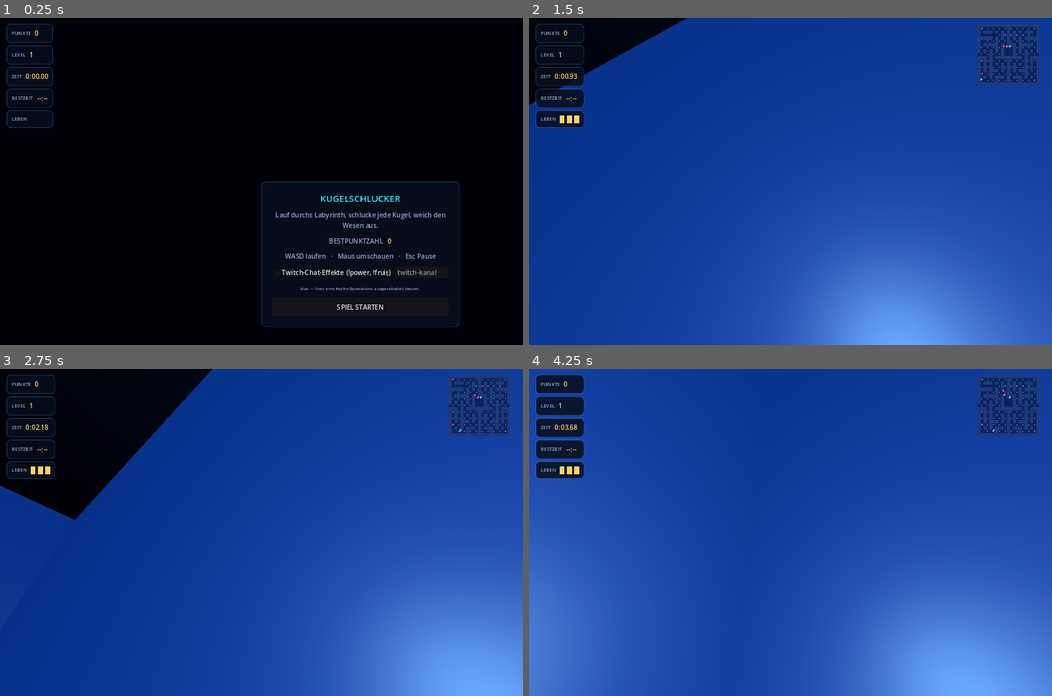
Above: before the commit, frames 1-4 (two rows, left to right).
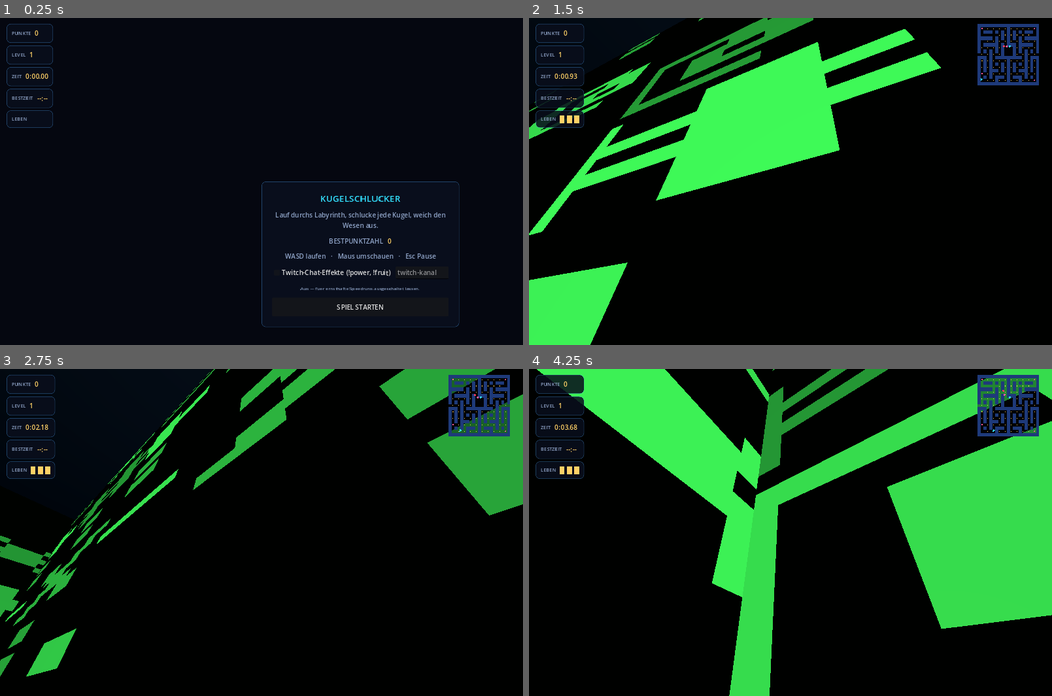
Above: after the commit, the same moments.

Repository: THXMEDIA/ZACman
Game: Godot game, scene res://scenes/Main.tscn
Same seed, same stepped clock (60 frames per second), same inputs: the game is played once before the commit and once after it.
Inputs (mouse positions are in pixels of both pictures, inside the frame that each line leads up to):
- Up to frame 1 (0.25 s): no input
- Up to frame 2 (1.5 s): click "SPIEL STARTEN" at 0.5 s; move the mouse to (816, 181) at 1.27 s; hold W (move_forward) from 1.28 s (still down)
- Up to frame 3 (2.75 s): keep holding W (move_forward); move the mouse to (235, 532) at 2.02 s
- Up to frame 4 (4.25 s): keep holding W (move_forward); move the mouse to (800, 525) at 2.77 s; move the mouse to (785, 539) at 3.52 s

The runs differ from the first frame. In frame 2, 94% of the frame differs, in the area x 0-100%, y 0-100%; in frame 3, 87%; in frame 4, 97%.

Commit message:
Wall Matrix look: always-on scrolling ASCII rain, baked into the wall material
The screen-space ascii_post.gdshader post effect only turned distant
geometry into ASCII and showed the real (blue) StandardMaterial3D color
up close by design (near/far distance blend) — exactly the "blue wall,
only rudimentary ASCII at a distance" complaint. Replaced it with
shaders/matrix_rain.gdshader applied directly as the wall material for
Matrix-themed levels (CityTheme.wall_matrix_rain, set on the "normal"
theme): scrolling random green glyphs baked into the wall surface itself,
so it's always fully ASCII/green at any distance, never a flat color —
this is a material property now, not a distance-based blend.

The new shader continuously scrolls the glyph pattern downward (subtracts
TIME*speed from the row coordinate before flooring — the standard trick
for an endless procedural scroll), with each wall-face column getting its
own speed/phase from a hash of its column index so it doesn't scroll as
one flat synchronized sheet — "random codes running top to bottom, like a
terminal", as asked. Reuses ascii_post's proven 8x8 glyph-bitmap encoding
(no font/texture assets needed).

Removed the now-superseded ascii_post.gdshader and its camera-glued quad
setup in player_controller.gd (which also had a latent bug: the quad sat
exactly on the camera's near-clip plane, risking the whole effect being
clipped away depending on GPU/driver — moot now that it's gone).

Also: WALL_H is still 3.8 (doubled from 1.9) as of the previous commit
(977fe0d) — re-confirmed unchanged here. If it still looks like the old
height after this, the running build wasn't rebuilt from a fresh `git
pull`.

Co-Authored-By: Claude Sonnet 5 <noreply@anthropic.com>
Claude-Session: https://claude.ai/code/session_011tjZ1NLn5DDVGrnKiwSiuH

Diff:
--- a/godot/scripts/city_theme.gd
+++ b/godot/scripts/city_theme.gd
@@ -28,6 +28,13 @@
 ## time, rather than perfectly UV-mapped signage — set false for a theme
 ## that wants every block facing the same way.
 var wall_alternate_rotation := true
+## When true, the boxy (non-word-mode) walls are shaded with
+## matrix_rain.gdshader instead of a plain StandardMaterial3D: scrolling
+## random green glyphs baked directly into the wall surface, always fully
+## visible regardless of camera distance (see MazeView._make_materials).
+## Unlike the old screen-space post effect this doesn't fade to a flat
+## color up close — it's the wall's actual material, not a distance blend.
+var wall_matrix_rain := false
 
 ## ---- Optional per-cell landmark override ----
 ## A script exposing a static `landmark_at(row: int, col: int) -> String`
--- a/godot/scripts/city_themes.gd
+++ b/godot/scripts/city_themes.gd
@@ -20,6 +20,7 @@
 	t.wall_emission_energy = 1.1
 	t.wall_palette = [Color(0.25, 1.0, 0.35)]
 	t.wall_alternate_rotation = true
+	t.wall_matrix_rain = true
 	t.landmark_provider_script = null
 
 	t.floor_color = Color(0.024, 0.039, 0.094)
--- a/godot/scripts/ghost_mesh.gd
+++ b/godot/scripts/ghost_mesh.gd
@@ -3,7 +3,7 @@
 ## voxels forming a classic Pac-Man-ghost silhouette: rounded dome top,
 ## rectangular body, zig-zag skirt) instead of the plain smooth sphere the
 ## enemies used to be. Chunky/blocky by design — the same retro-pixel
-## aesthetic as ascii_post.gdshader's Matrix look and word_mesh.gd's
+## aesthetic as matrix_rain.gdshader's wall look and word_mesh.gd's
 ## letterform objects, just applied to the enemies (per the user's "wie bei
 ## Space Invaders" request: blocky pixel sprites, not rounded 3D shapes).
 ##
--- a/godot/scripts/maze_view.gd
+++ b/godot/scripts/maze_view.gd
@@ -36,7 +36,7 @@
 var landmark_lights: Array = [] # Array[OmniLight3D], Manhattan only — pulsed in _process
 var _t := 0.0
 
-var wall_material: StandardMaterial3D
+var wall_material: Material # StandardMaterial3D normally, or a matrix_rain ShaderMaterial (see CityTheme.wall_matrix_rain)
 var pellet_material: StandardMaterial3D
 var power_material: StandardMaterial3D
 var fruit_material: StandardMaterial3D
@@ -76,13 +76,22 @@
 
 
 func _make_materials() -> void:
-	wall_material = StandardMaterial3D.new()
-	wall_material.albedo_color = Color(0.047, 0.086, 0.22)
-	wall_material.emission_enabled = true
-	wall_material.emission = Color(0.118, 0.373, 1.0)
-	wall_material.emission_energy_multiplier = 0.55
-	wall_material.roughness = 0.55
-	wall_material.metallic = 0.15
+	if city_theme.wall_matrix_rain:
+		# Scrolling green ASCII glyphs baked into the wall surface itself —
+		# see matrix_rain.gdshader. Always fully "ASCII", never a flat real
+		# color, at any distance (unlike the old screen-space post effect).
+		var shader_mat := ShaderMaterial.new()
+		shader_mat.shader = load("res://shaders/matrix_rain.gdshader")
+		wall_material = shader_mat
+	else:
+		var sm := StandardMaterial3D.new()
+		sm.albedo_color = Color(0.047, 0.086, 0.22)
+		sm.emission_enabled = true
+		sm.emission = Color(0.118, 0.373, 1.0)
+		sm.emission_energy_multiplier = 0.55
+		sm.roughness = 0.55
+		sm.metallic = 0.15
+		wall_material = sm
 
 	pellet_material = StandardMaterial3D.new()
 	pellet_material.albedo_color = Color(1.0, 0.82, 0.4)
--- a/godot/scripts/player_controller.gd
+++ b/godot/scripts/player_controller.gd
@@ -34,7 +34,7 @@
 	camera = Camera3D.new()
 	camera.position = Vector3(0, EYE_H, 0)
 	camera.fov = 72.0
-	camera.near = 0.03
+	camera.near = 0.05
 	camera.far = 100.0
 	add_child(camera)
 
@@ -45,32 +45,15 @@
 	camera.add_child(light)
 	light.position = Vector3(0, 0, 0)
 
-	_setup_ascii_quad(camera)
-
-
-## Matrix-ASCII post effect: a QuadMesh glued to the camera, shaded with
-## ascii_post.gdshader (screen-space, no external font/assets — see that
-## file for how the glyphs are encoded). Ported from the ReclaimTheStreets
-## project's identical technique.
-##
-## The quad must sit safely IN FRONT of camera.near, not exactly on it —
-## placing it exactly at the near-clip distance risks the whole quad being
-## clipped away on some GPUs/drivers (a floating-point coin-flip at the
-## clip plane), which shows the raw unshaded scene instead of the ASCII
-## effect. 4x camera.near leaves a comfortable margin either way.
-func _setup_ascii_quad(cam: Camera3D) -> void:
-	var quad := QuadMesh.new()
-	quad.size = Vector2(2.2, 1.4)
-	var mi := MeshInstance3D.new()
-	mi.mesh = quad
-	mi.position = Vector3(0, 0, -cam.near * 4.0)
-	mi.extra_cull_margin = 16384.0
-	var shader := load("res://shaders/ascii_post.gdshader")
-	var mat := ShaderMaterial.new()
-	mat.shader = shader
-	mi.material_override = mat
-	mi.cast_shadow = GeometryInstance3D.SHADOW_CASTING_SETTING_OFF
-	cam.add_child(mi)
+	# The Matrix-ASCII look used to be a screen-space post effect glued to
+	# the camera (a quad shaded with shaders/ascii_post.gdshader) that only
+	# turned distant geometry green/ASCII and showed the real, flatly-lit
+	# wall color up close — plus it sat exactly on the near-clip plane,
+	# which some GPUs/drivers clip away entirely. It's been replaced by
+	# matrix_rain.gdshader applied directly as the wall material (see
+	# CityTheme.wall_matrix_rain / MazeView._make_materials): the walls are
+	# now always scrolling green glyphs, at any distance, with nothing to
+	# set up here on the camera at all.
 
 
 ## Word Mode power-up: while active the player passes straight through
--- a/godot/shaders/ascii_post.gdshader
+++ /dev/null
@@ -1,99 +0,0 @@
-// ascii_post.gdshader
-//
-// Screen-space Post-Effekt fuer den Matrix-ASCII-Look: wandelt das gerenderte
-// Bild in ein gruenes ASCII-Punktraster um. Nahe am Spieler (innerhalb
-// radius_near) bleibt das Bild lesbar-scharf (Pellets/Gegner gut erkennbar);
-// zwischen radius_near und radius_far wird linear zu ASCII geblendet;
-// jenseits radius_far — inklusive der Labyrinthwaende, die im engen
-// Korridor fast immer in diesem Bereich liegen — ist alles ASCII. Wird auf
-// einem QuadMesh angewendet, das als Kind der Kamera direkt vor ihr haengt
-// (siehe player_controller.gd / _setup_ascii_quad). Portiert aus dem
-// ReclaimTheStreets-Projekt, hier auf reines Matrix-Gruen getrimmt.
-//
-// Technik: SCREEN_TEXTURE + DEPTH_TEXTURE sind in Godot-4-Spatial-Shadern
-// eingebaute Sampler fuer genau diesen Zweck (kein zusaetzlicher Viewport
-// noetig). Die "Zeichen" werden nicht aus einer Font-Textur gesampelt,
-// sondern als 8x8-Bitmuster direkt im Shader kodiert (space/.:-=+*#@), damit
-// keine externen Asset-Dateien gebraucht werden.
-
-shader_type spatial;
-render_mode unshaded, depth_draw_never, depth_test_disabled, cull_disabled, blend_mix;
-
-uniform sampler2D SCREEN_TEXTURE : hint_screen_texture, filter_linear;
-uniform sampler2D DEPTH_TEXTURE : hint_depth_texture, filter_nearest;
-
-uniform float cell_size_px = 8.0;
-uniform float radius_near_m = 2.2;   // volle Realgrafik bis hierhin (Pellets/Gegner direkt vor dir)
-uniform float radius_far_m = 6.0;    // ab hier volles ASCII (Waende im Korridor fast immer)
-uniform vec3 ascii_tint = vec3(0.25, 1.0, 0.35);
-uniform float ascii_darkness = 0.06; // Hintergrund-Helligkeit der Zellen (dunkler = mehr Matrix-Kontrast)
-
-// 10 Helligkeitsstufen, jede als 8 Zeilen a 8 Bit (MSB = linkes Pixel).
-// Grob von "leer" bis "voll" sortiert, angelehnt an klassische ASCII-Ramps.
-const int GLYPH_ROWS[80] = int[80](
-    // 0: ' '
-    0,0,0,0,0,0,0,0,
-    // 1: '.'
-    0,0,0,0,0,24,24,0,
-    // 2: ':'
-    0,24,24,0,24,24,0,0,
-    // 3: '-'
-    0,0,0,126,0,0,0,0,
-    // 4: '='
-    0,0,126,0,126,0,0,0,
-    // 5: '+'
-    0,24,24,126,126,24,24,0,
-    // 6: '*'
-    36,24,126,24,36,0,0,0,
-    // 7: '#'
-    102,102,255,102,255,102,102,0,
-    // 8: '%'
-    99,102,60,24,60,102,198,0,
-    // 9: '@'
-    60,102,110,106,110,96,60,0
-);
-
-float luminance(vec3 c) {
-    return dot(c, vec3(0.299, 0.587, 0.114));
-}
-
-int glyph_bit(int glyph_index, ivec2 local) {
-    // local.x/local.y in [0,7]; Muster ist auf 8x8 ausgelegt.
-    int row = GLYPH_ROWS[glyph_index * 8 + local.y];
-    int bit = (row >> (7 - local.x)) & 1;
-    return bit;
-}
-
-void fragment() {
-    vec2 screen_uv = SCREEN_UV;
-    vec3 real_color = textureLod(SCREEN_TEXTURE, screen_uv, 0.0).rgb;
-
-    // Distanz zum Spieler aus der Tiefe rekonstruieren (View-Space).
-    float depth = textureLod(DEPTH_TEXTURE, screen_uv, 0.0).r;
-    vec3 ndc = vec3(screen_uv * 2.0 - 1.0, depth);
-    vec4 view_pos = INV_PROJECTION_MATRIX * vec4(ndc, 1.0);
-    view_pos.xyz /= view_pos.w;
-    float dist_m = length(view_pos.xyz);
-
-    // Zellkoordinaten in Pixeln.
-    vec2 pixel = screen_uv * VIEWPORT_SIZE;
-    vec2 cell_origin = floor(pixel / cell_size_px) * cell_size_px;
-    vec2 cell_uv = (cell_origin + vec2(cell_size_px * 0.5)) / VIEWPORT_SIZE;
-    vec3 cell_color = textureLod(SCREEN_TEXTURE, cell_uv, 0.0).rgb;
-
-    float lum = clamp(luminance(cell_color), 0.0, 1.0);
-    int glyph_index = clamp(int(lum * 9.0 + 0.5), 0, 9);
-
-    ivec2 local = ivec2(mod(pixel - cell_origin, cell_size_px));
-    // Bitmuster ist 8x8, Zelle kann groesser/kleiner sein -> auf 0..7 skalieren.
-    ivec2 sample_local = clamp(ivec2(vec2(local) / cell_size_px * 8.0), ivec2(0), ivec2(7));
-    int lit = glyph_bit(glyph_index, sample_local);
-
-    vec3 ascii_color = mix(cell_color * ascii_darkness, cell_color * ascii_tint, float(lit));
-
-    float blend = smoothstep(radius_near_m, radius_far_m, dist_m);
-    vec3 final_color = mix(real_color, ascii_color, blend);
-
-    ALBEDO = final_color;
-    ALPHA = 1.0;
-}
--- /dev/null
+++ b/godot/shaders/matrix_rain.gdshader
@@ -0,0 +1,84 @@
+// matrix_rain.gdshader
+//
+// The Matrix levels' wall material: scrolling random green glyphs baked
+// straight into the wall surface (via the box mesh's own UVs), always
+// fully green/ASCII — never a "real" lit color, at any distance. This
+// replaces the old ascii_post.gdshader screen-space post effect, which
+// only turned distant geometry into ASCII and showed the raw blue wall
+// material up close (exactly the "blue wall, not ASCII" complaint this
+// fixes). See MazeView._make_materials / CityTheme.wall_matrix_rain for
+// where this gets applied.
+//
+// Technique: same 8x8 glyph-bitmap trick as ascii_post.gdshader (glyphs
+// encoded as bit patterns, no font/texture asset needed), but sampled in
+// each wall face's own UV space instead of screen space, and scrolling
+// continuously in -V (i.e. downward, "top to bottom, like a terminal")
+// by subtracting TIME*speed from the row coordinate before flooring —
+// the standard trick for an endless scrolling procedural texture. Each
+// column gets its own random speed/phase (from a hash of its column
+// index) so the whole wall doesn't scroll as one flat sheet.
+
+shader_type spatial;
+render_mode unshaded, cull_back;
+
+uniform float cols_per_face = 5.0;   // glyph columns across one wall face's width
+uniform float rows_per_face = 19.0;  // glyph rows across one wall face's height (WALL_H)
+uniform float fall_speed = 3.2;      // base rows scrolled per second
+uniform float glyph_density = 0.8;   // fraction of cells showing a glyph rather than empty background
+uniform vec3 glyph_color = vec3(0.25, 1.0, 0.35);
+uniform vec3 bg_color = vec3(0.004, 0.03, 0.012);
+
+// 10 glyph shapes, each an 8x8 bit pattern (MSB = leftmost pixel),
+// index 0 left as blank/space. Same table as ascii_post.gdshader.
+const int GLYPH_ROWS[80] = int[80](
+	0,0,0,0,0,0,0,0,
+	0,0,0,0,0,24,24,0,
+	0,24,24,0,24,24,0,0,
+	0,0,0,126,0,0,0,0,
+	0,0,126,0,126,0,0,0,
+	0,24,24,126,126,24,24,0,
+	36,24,126,24,36,0,0,0,
+	102,102,255,102,255,102,102,0,
+	99,102,60,24,60,102,198,0,
+	60,102,110,106,110,96,60,0
+);
+
+float hash1(float n) {
+	return fract(sin(n) * 43758.5453123);
+}
+
+float hash2(vec2 p) {
+	return fract(sin(dot(p, vec2(12.9898, 78.233))) * 43758.5453123);
+}
+
+int glyph_bit(int glyph_index, ivec2 local) {
+	int row = GLYPH_ROWS[glyph_index * 8 + local.y];
+	return (row >> (7 - local.x)) & 1;
+}
+
+void fragment() {
+	float col = floor(UV.x * cols_per_face);
+	float col_seed = hash1(col * 91.7 + 3.1);
+	// Subtracting TIME*speed before flooring makes a fixed point on the
+	// wall sample an ever-advancing sequence of "rows" from an infinite
+	// random tape — i.e. the pattern appears to scroll toward +V (down)
+	// as time passes. Each column's own seed varies its speed a bit so
+	// columns drift out of sync, like real digital rain.
+	float scaled_row = UV.y * rows_per_face - TIME * fall_speed * (0.6 + col_seed * 0.8);
+	float row = floor(scaled_row);
+
+	vec2 cell_key = vec2(col, row);
+	vec3 color = bg_color;
+
+	if (hash2(cell_key) < glyph_density) {
+		int glyph_index = 1 + int(hash2(cell_key + vec2(11.0, 0.0)) * 9.0); // 1..9, never blank
+		vec2 local_frac = vec2(fract(UV.x * cols_per_face), fract(scaled_row));
+		ivec2 local = clamp(ivec2(local_frac * 8.0), ivec2(0), ivec2(7));
+		int lit = glyph_bit(glyph_index, local);
+		float brightness = 0.55 + 0.45 * hash2(cell_key + vec2(5.0, 0.0));
+		color = mix(bg_color, glyph_color * brightness, float(lit));
+	}
+
+	ALBEDO = color;
+	EMISSION = color * 1.5;
+}
--- a/godot/tests/test_city_themes.gd
+++ b/godot/tests/test_city_themes.gd
@@ -32,6 +32,10 @@
 	if normal.permanently_word_built:
 		failures += 1
 		print("FAIL normal theme should not be permanently word-built")
+	checks += 1
+	if not normal.wall_matrix_rain:
+		failures += 1
+		print("FAIL normal theme's walls should use the matrix_rain shader")
 
 	# --- manhattan: BUILDING blocks, real landmark provider, no power-ups ---
 	var manhattan = CityThemes.get_theme("manhattan")
@@ -56,6 +60,10 @@
 	if manhattan.has_power_ups:
 		failures += 1
 		print("FAIL manhattan theme should have no power-ups (calm explorer)")
+	checks += 1
+	if manhattan.wall_matrix_rain:
+		failures += 1
+		print("FAIL manhattan theme's boxy walls should not use the matrix_rain shader (it's always word-built anyway)")
 	checks += 1
 	if not manhattan.permanently_word_built:
 		failures += 1
